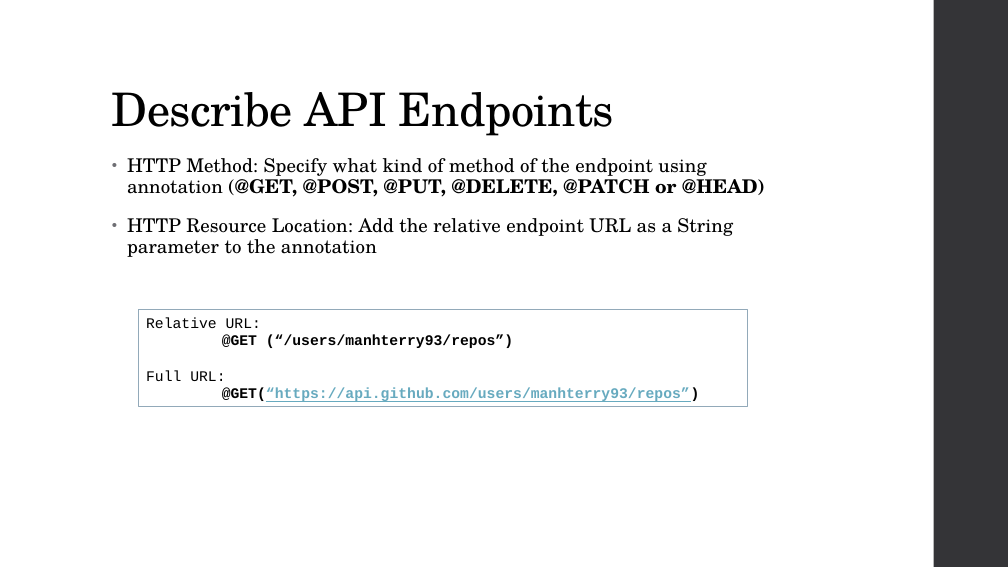
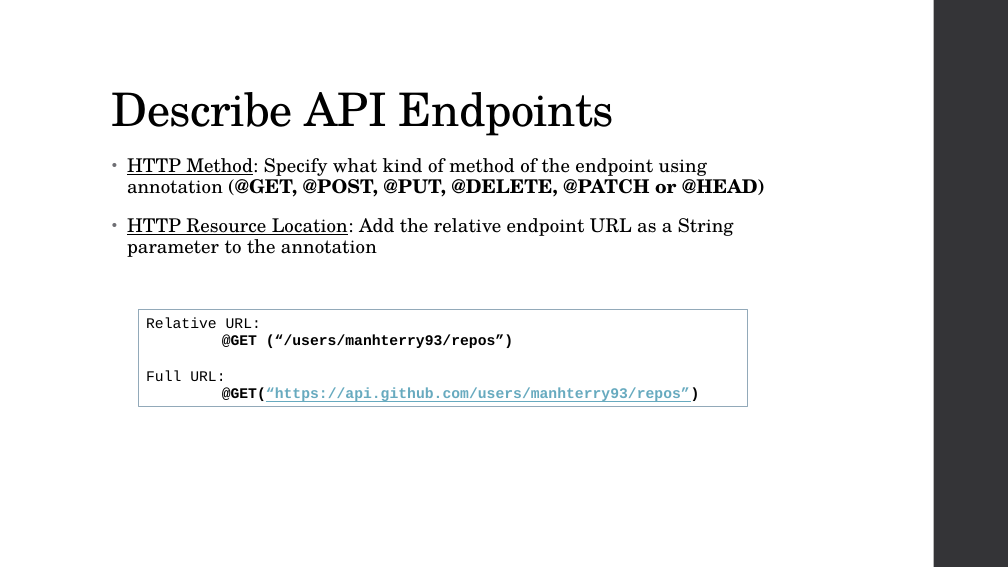
Before and after one commit to manhterry93/RetrofitExample, a slide deck: slide 6 of Docs/Slide.pptx. Drawn at 1008x567 pixels with LibreOffice and Linux fonts; fonts in the diff are those of the drawing. Boxes give left, top, right and bottom in pixels: in the first picture for what was removed or moved away, otherwise in the second. Text is boxed around its words. In the diff, an @@ line names an element or a change of style, - is before the commit and + after.

```diff
--- a/Docs/Slide.pptx
+++ b/Docs/Slide.pptx
@@ text "HTTP Method: Specify what kind ..." at [127, 158, 765, 257]: underline on in "HTTP Method:", "HTTP Resource Location:" @@
```
Also in this commit, not shown: 1 other slide changed, 6 slides added.
